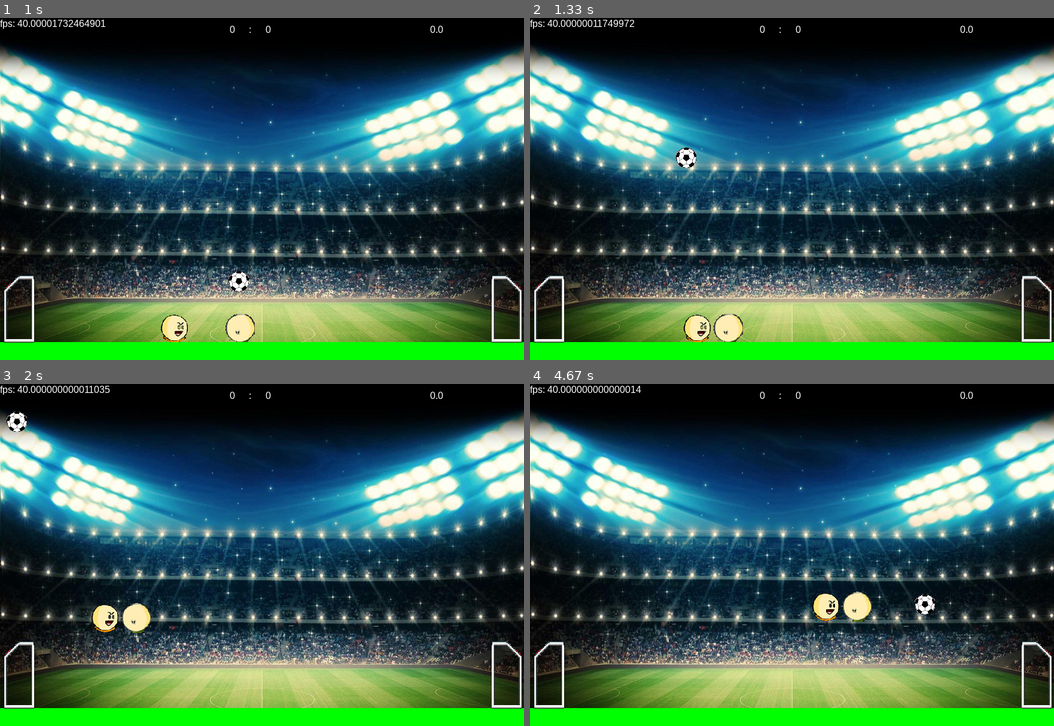
Above: before the commit, frames 1-4 (two rows, left to right).
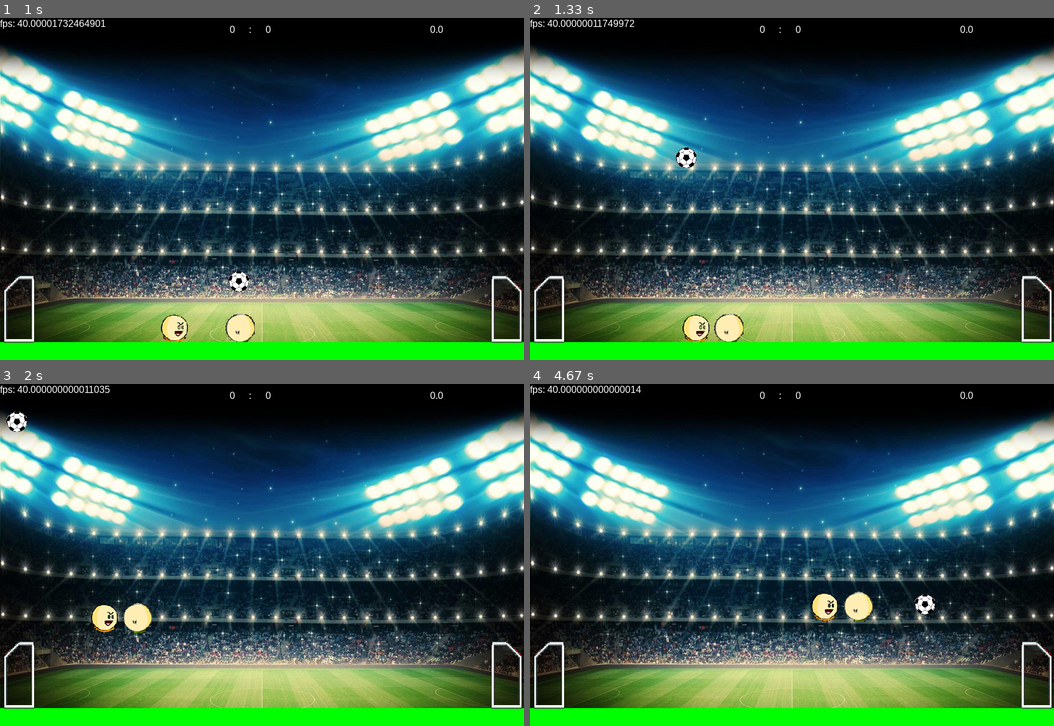
Above: after the commit, the same moments.

Repository: pedrooa/Projeto-Final
Game: pygame game, started from main_2_VersãoPedrão.py
Same seed, same stepped clock (60 frames per second), same inputs: the game is played once before the commit and once after it.
Inputs:
- Up to frame 1 (1 s): hold Left 0.33-0.87 s; hold Down from 0.9 s (still down); hold S from 0.9 s (still down)
- Up to frame 2 (1.33 s): release Down at 1.2 s; release S at 1.2 s; hold Left from 1.23 s (still down); hold A from 1.23 s (still down)
- Up to frame 3 (2 s): release Left at 1.63 s; release A at 1.63 s; hold Up from 1.67 s (still down); hold W from 1.67 s (still down)
- Up to frame 4 (4.67 s): release Up at 2.03 s; release W at 2.03 s; hold Right 2.07-2.7 s; hold D 2.07-2.7 s; hold Down 2.73-3.1 s; hold S 2.73-3.1 s; hold Left 3.13-3.6 s; hold A 3.13-3.6 s; hold Right 3.63-4.1 s; hold D 3.63-4.1 s; hold Up 4.13-4.43 s; hold W 4.13-4.43 s; hold Right from 4.47 s (still down); hold D from 4.47 s (still down)

Frame 1 is identical in both runs. In frame 2, 0.2% of the frame differs, in the area x 29-41%, y 86-95%; in frame 3, 0.2%; in frame 4, 0.3%, in the area x 53-66%, y 60-70%.

Commit message:
Contato entre player melhorado

Diff:
--- a/main_2_VersãoPedrão.py
+++ b/main_2_VersãoPedrão.py
@@ -140,15 +140,22 @@
             self.player2.vel.x = 0
             self.player1.acc.x = 0
             self.player2.acc.x = 0
-            if self.player1.pos.x < self.player2.pos.x:
-                self.player2.pos.x  = self.bateu_player1_2[0].rect.left + 28
-                self.player1.pos.x  = self.bateu_player2_1[0].rect.right - 28
-            elif self.player1.pos.x < self.player2.pos.x:
-                self.player2.pos.x  = self.bateu_player1_2[0].rect.right - 40
-                self.player1.pos.x  = self.bateu_player2_1[0].rect.left + 40
-            if self.player1.pos.y < self.player2.pos.y:
-                self.player1.pos.y = self.player2.rect.top + 2
-                self.player1.vel.y = 0
+            """self.player1.vel.y = 0
+            self.player2.vel.y = 0
+            self.player1.acc.y = 0
+            self.player2.acc.y = 0"""
+
+            dx = self.player1.rect.centerx - self.player2.rect.centerx
+            dy = self.player2.rect.centery - self.player2.rect.centery
+
+            dist = math.hypot(dx,dy)
+
+            soma_raios = self.player1.radius + self.player2.radius
+            v = vetor(self.player1.rect.centerx - self.player2.rect.centerx,self.player2.rect.centery - self.player2.rect.centery)
+            v_metade = v*0.05
+
+            self.player1.pos += v_metade
+            self.player2.pos -= v_metade
 
         #Se bater na trave - player1
         if self.bateu_trave1:
